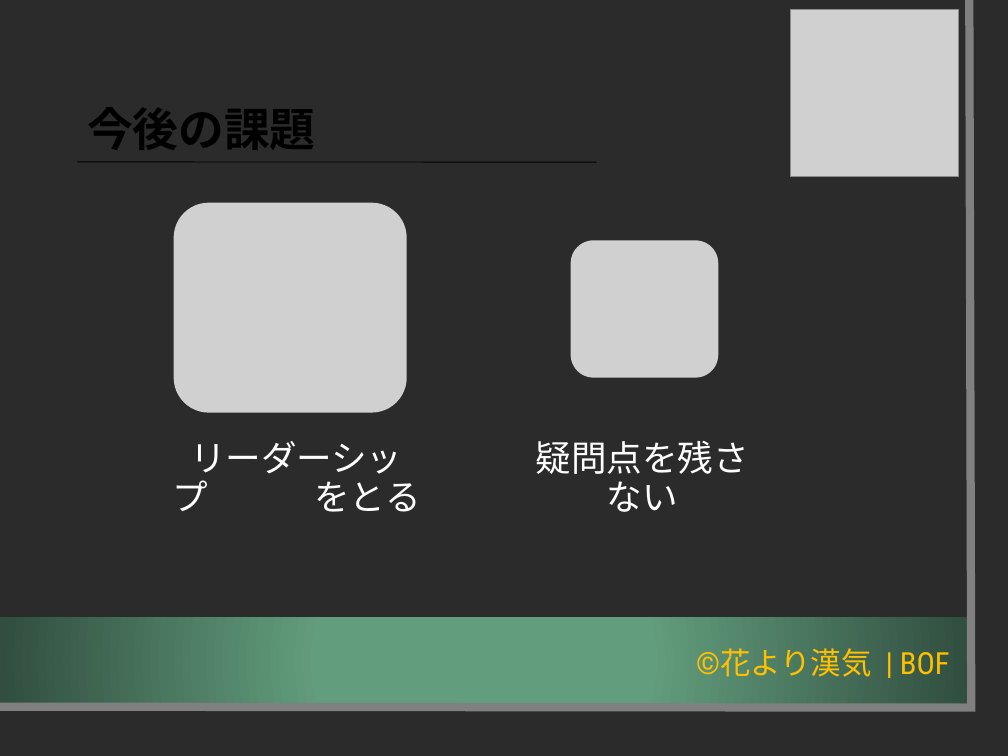
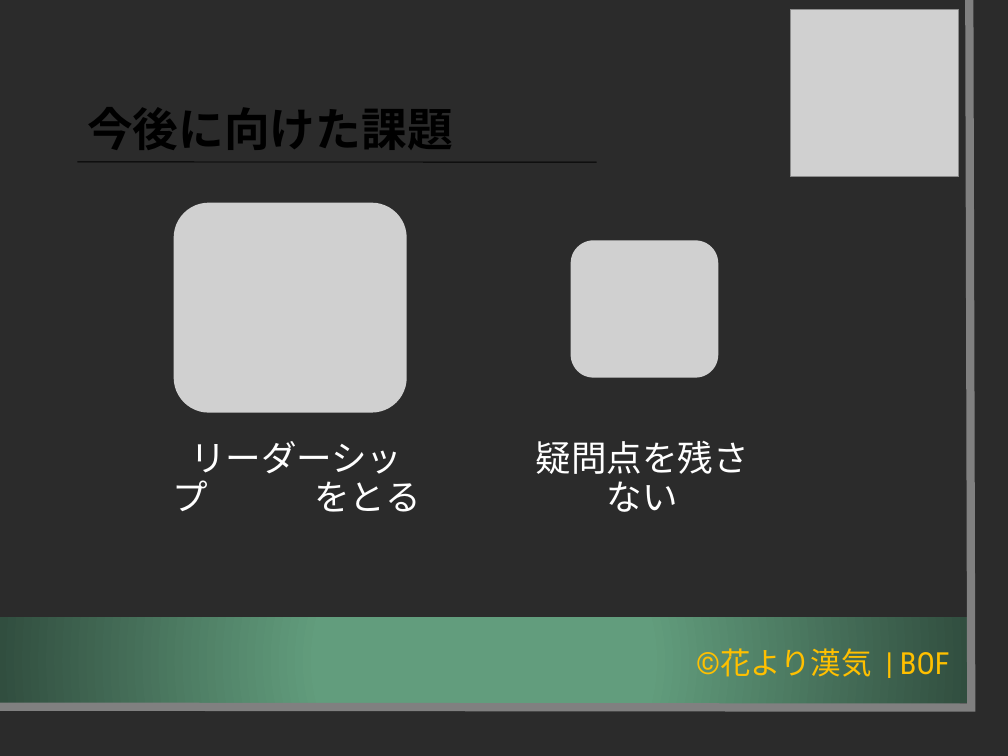
Before and after one commit to K-MIGTA/hanayoriRepo, a slide deck: slide 29 of 成果報告会_発表用スライド_チーム開発演習編集版_1.2.pptx. Drawn at 1008x756 pixels with LibreOffice and Linux fonts; fonts in the diff are those of the drawing; grey boxes stand for pictures; background and template pictures are left out; a plain dark background stands for a picture behind light text. Boxes give left, top, right and bottom in pixels: in the first picture for what was removed or moved away, otherwise in the second. Text is boxed around its words. In the diff, an @@ line names an element or a change of style, - is before the commit and + after.

```diff
--- a/成果報告会_発表用スライド_チーム開発演習編集版_1.2.pptx
+++ b/成果報告会_発表用スライド_チーム開発演習編集版_1.2.pptx
@@ title at <box>87,107,453,150</box>: text changed @@
-今後の課題
+今後に向けた課題
```
Also in this commit, not shown: 1 other slide changed.
